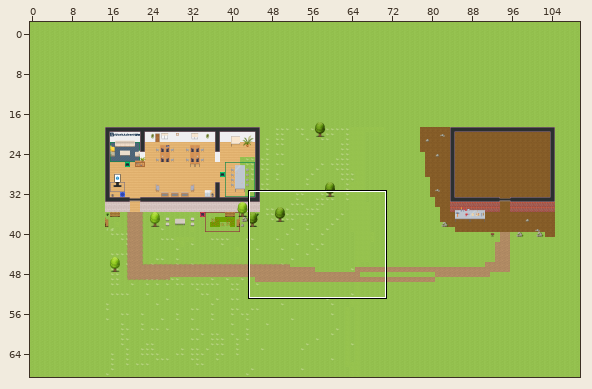
An edit to a level. Tiled map (JSON), maps/map.json. The picture above shows the old version from afar; the outline marks the close-up.
Close-up. Earlier state:
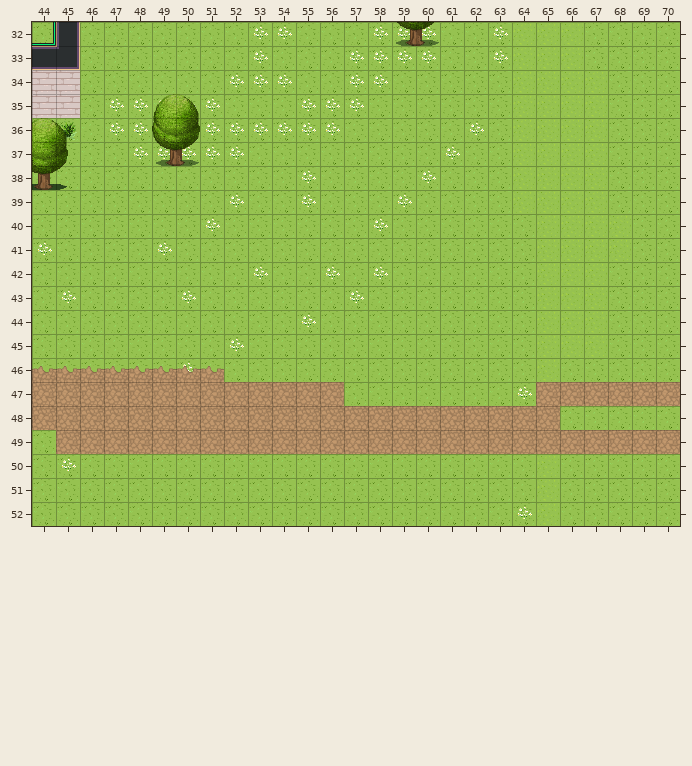
Cells are 32x32 px. Shown: x 44..70, y 32..52. The commit also changed other parts of the map, which this record leaves out. The old version is drawn lined up with the new one.
After:
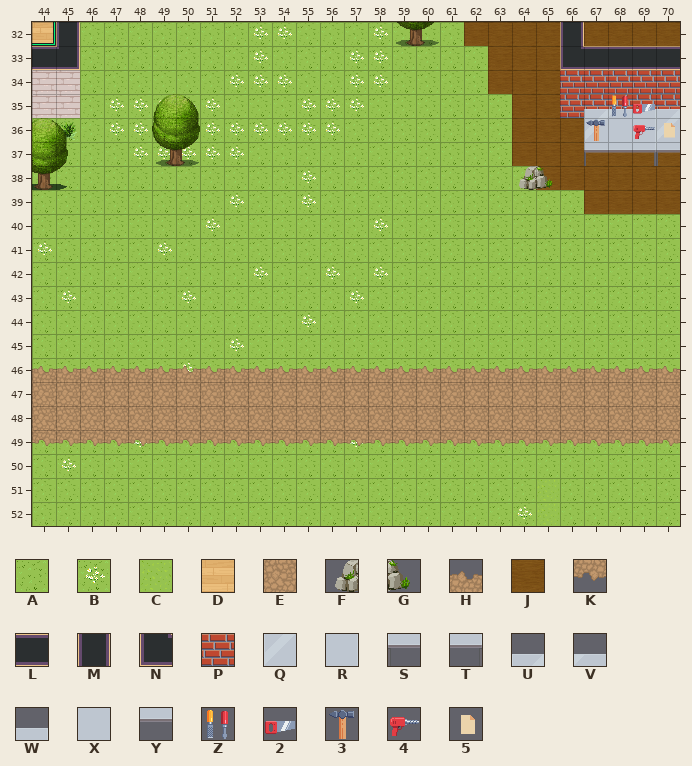
Key: from "Chunk 1": A 3, B 8, C 12, D 19, E 28, F 30, G 31, H 34, J 35, K 36, L 38, M 48, N 71, P 84, Q 166, R 167, S 184, T 185, U 198, V 199, W 200, X 206, Y 212, Z 234, 2 235, 3 239, 4 240, 5 241.
_ is an empty cell.
The edit:
map size 114x71 -> 114x66 cells (old content now starts at 0,-2; both pictures use the new coordinates)
Layer "floor":
Tile A gives way to one hidden under a higher layer in row 33 at x 67 to 70; in rows 34 to 36 at x 68 to 70.
Tile B gives way to one hidden under a higher layer in row 47 at x 64.
Tile C gives way to one hidden under a higher layer in rows 32 to 33 at x 66; in rows 34 to 35 at x 66 to 67; in row 36 at x 67.
Tile A is added in row 49 at x 64 to 65.
Tile A replaces tile B in rows 32 to 33 at x 59 to 60; in row 36 at x 62; in row 37 at x 61; in row 38 at x 60; in row 39 at x 59.
Tile A replaces tile C in row 38 at x 64; in row 39 at x 64 to 66; in rows 40 to 41 at x 65 to 68; in rows 42 to 45 at x 65 to 67; in row 46 at x 65; in row 50 at x 65.
Tile D replaces tile A in row 32 at x 44.
Tile J replaces tile A in row 32 at x 62 and 67 to 70; in row 34 at x 63; in rows 37 to 39 at x 68 to 70.
Tile J replaces tile B in rows 32 to 33 at x 63.
Tile J replaces tile C in rows 32 to 35 at x 64 to 65; in row 36 at x 64 to 66; in row 37 at x 64 to 67; in row 38 at x 65 to 67; in row 39 at x 67.
Layer "aboveFloor":
Tile E is added in row 47 at x 57 to 64; in row 48 at x 66 to 70.
Tile F is added in row 38 at x 64.
Tile G is added in row 38 at x 65.
Tile H is added in row 46 at x 52 to 70.
Tile K replaces tile E in row 49 at x 45 to 70.
Tile K is added in row 49 at x 44.
Layer "walls":
Tile L is added in row 33 at x 67 to 70.
Tile M is added in row 32 at x 66.
Tile N is added in row 33 at x 66.
Tile P is added in rows 34 to 35 at x 66 to 70.
Layer "furniture":
Tile Q is added in row 36 at x 67 and 70.
Tile R is added in row 36 at x 69.
Tile S is added in row 37 at x 67 and 70.
Tile T is added in row 37 at x 69.
Tile U is added in row 35 at x 67 and 70.
Tile V is added in row 35 at x 68.
Tile W is added in row 35 at x 69.
Tile X is added in row 36 at x 68.
Tile Y is added in row 37 at x 68.
Layer "aboveFurniture":
Tile 2 is added in row 35 at x 69.
Tile 3 is added in row 36 at x 67.
Tile 4 is added in row 36 at x 69.
Tile 5 is added in row 36 at x 70.
Tile Z is added in row 35 at x 68.
Where, in picture pixels (left, top, right, bottom), the same in both close-ups:
changed: (32, 22, 53, 43)
changed: (224, 22, 680, 406)
changed: (32, 406, 680, 477)
